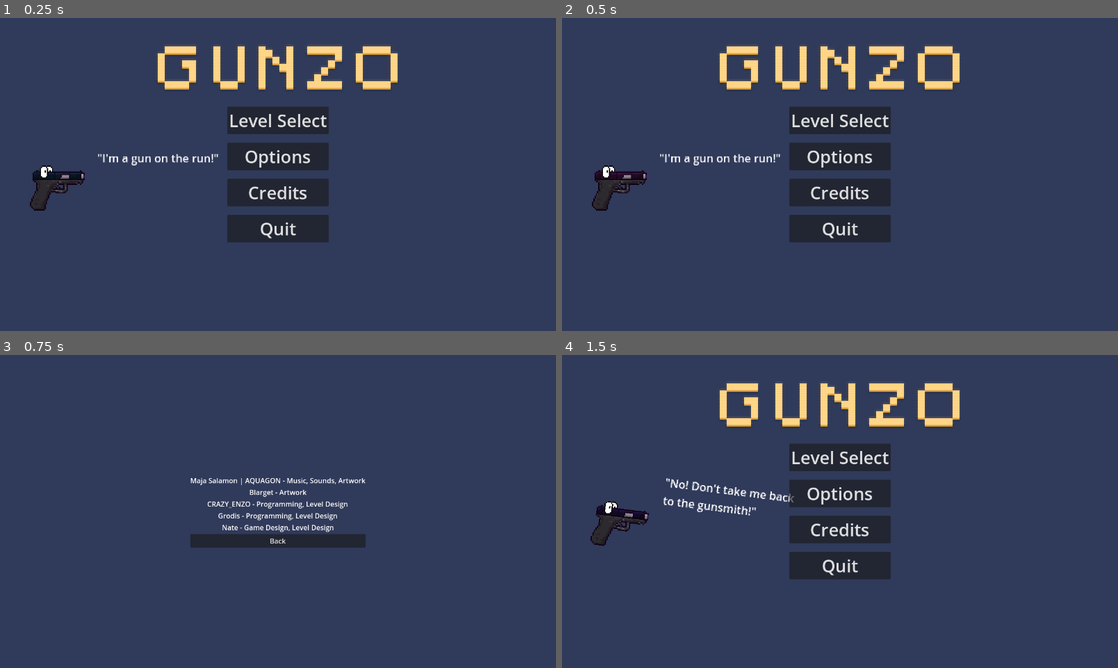
Above: before the commit, frames 1-4 (two rows, left to right).
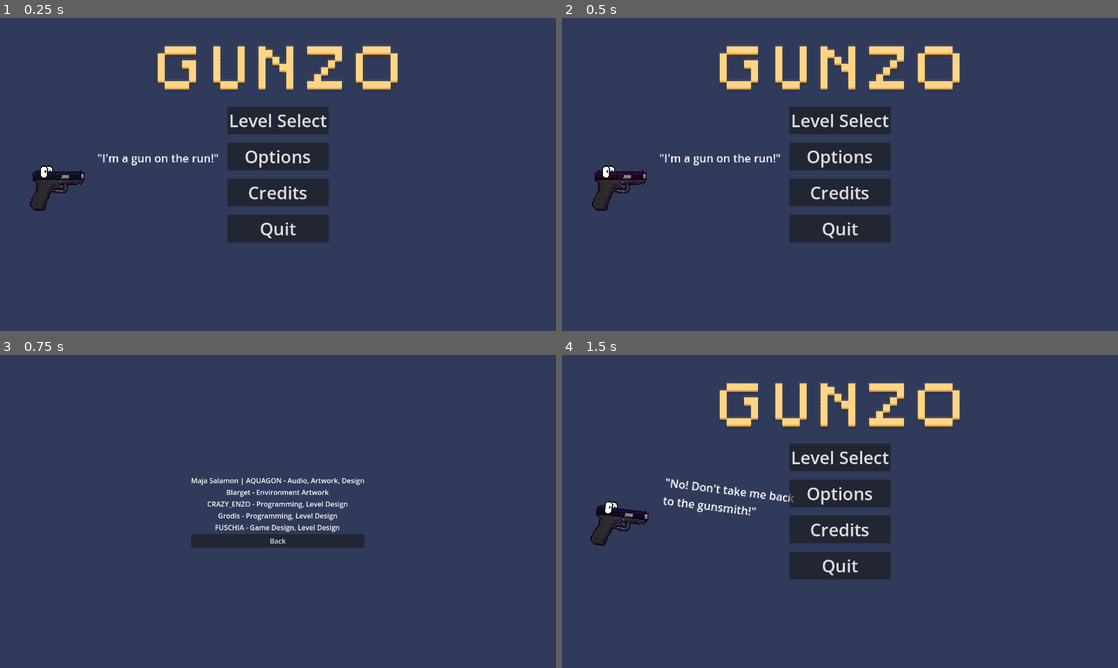
Above: after the commit, the same moments.

Repository: GamesFromANobody/JumpGun
Game: Godot game, scene res://Scenes/UI/main_menu.tscn
Two runs of this game, one before a commit and one after it. Both use one fixed random seed, a clock stepped at 60 frames per second and the inputs below. Video files are missing from this copy of the repository; at most half a second of black plays in their place. Sound files missing from this copy of the repository are replaced by a short silence.
Inputs:
- Up to frame 1 (0.25 s): no input
- Up to frame 2 (0.5 s): no input
- Up to frame 3 (0.75 s): click "Credits" at 0.5 s
- Up to frame 4 (1.5 s): click "Back" at 1.25 s

Frames 1-2 are identical in both runs. In frame 3, 0.8% of the frame differs, in the area x 34-66%, y 39-62%; in frame 4, nothing differs.

Commit message:
update credits
revised credits

Diff:
--- a/jumpgun/Scenes/UI/credits.tscn
+++ b/jumpgun/Scenes/UI/credits.tscn
@@ -27,12 +27,12 @@
 
 [node name="AQUAGON" type="Label" parent="AspectRatioContainer/HBoxContainer/VBoxContainer"]
 layout_mode = 2
-text = "Maja Salamon | AQUAGON - Music, Sounds, Artwork"
+text = "Maja Salamon | AQUAGON - Audio, Artwork, Design"
 horizontal_alignment = 1
 
 [node name="Blarget" type="Label" parent="AspectRatioContainer/HBoxContainer/VBoxContainer"]
 layout_mode = 2
-text = "Blarget - Artwork"
+text = "Blarget - Environment Artwork"
 horizontal_alignment = 1
 
 [node name="CRAZY_ENZO" type="Label" parent="AspectRatioContainer/HBoxContainer/VBoxContainer"]
@@ -47,7 +47,7 @@
 
 [node name="Nate" type="Label" parent="AspectRatioContainer/HBoxContainer/VBoxContainer"]
 layout_mode = 2
-text = "Nate - Game Design, Level Design"
+text = "FUSCHIA - Game Design, Level Design"
 horizontal_alignment = 1
 
 [node name="Back" type="Button" parent="AspectRatioContainer/HBoxContainer/VBoxContainer"]
